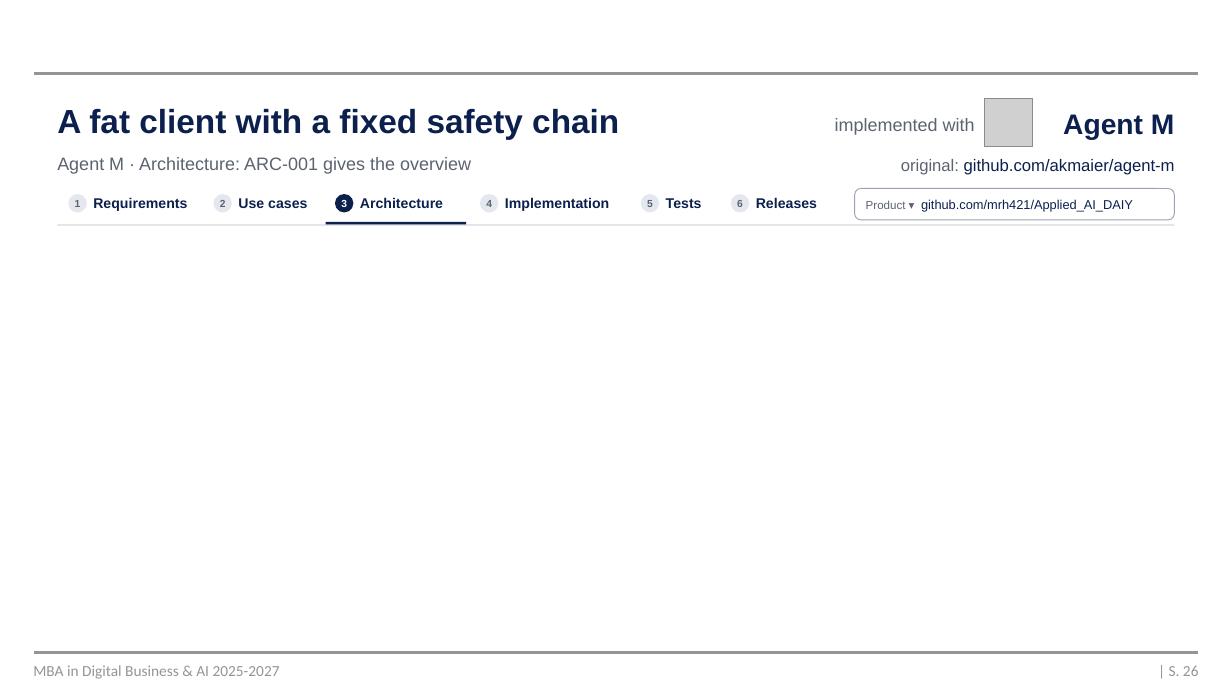
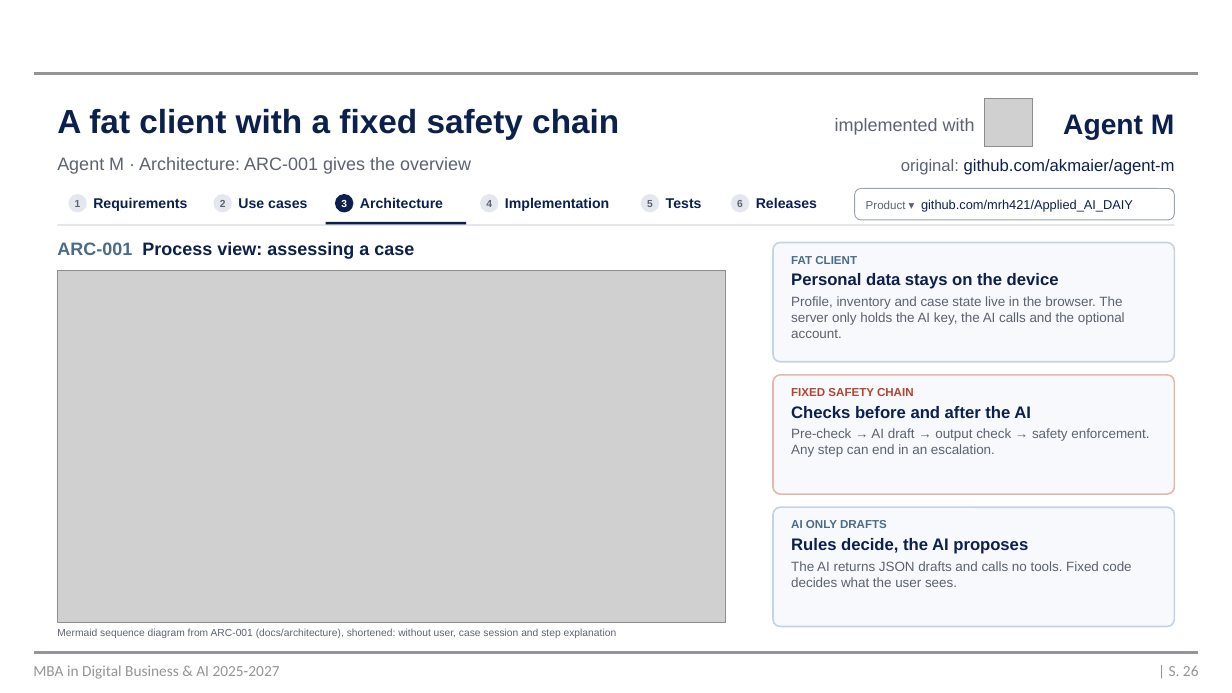
Before and after one commit to mrh421/Applied_AI_DAIY, a slide deck: slide 26 of presentation/DAIY_pre-presentation_v6.pptx. Drawn at 1232x693 pixels with LibreOffice and Linux fonts; fonts in the diff are those of the drawing; grey boxes stand for pictures; background and template pictures are left out. Boxes give left, top, right and bottom in pixels: in the first picture for what was removed or moved away, otherwise in the second. Text is boxed around its words. In the diff, an @@ line names an element or a change of style, - is before the commit and + after.

```diff
--- a/presentation/DAIY_pre-presentation_v6.pptx
+++ b/presentation/DAIY_pre-presentation_v6.pptx
@@ text added at (57, 242, 414, 259), 14 pt, text #0C204E, bold @@
+ARC-001 Process view: assessing a case
@@ rounded rectangle added at (774, 242, 1175, 361), fill #F7F9FC, outline #C5D3E3 1.25 pt @@
@@ text added at (791, 256, 1125, 338), 10.5 pt, text #5C6370 @@
+FAT CLIENT
+Personal data stays on the device
+Profile, inventory and case state live in the browser. The server only holds the AI key, the AI calls and the optional account.
@@ picture added at (57, 271, 726, 623) @@
@@ rounded rectangle added at (774, 375, 1175, 494), fill #F7F9FC, outline #E3B8AE 1.25 pt @@
@@ text added at (791, 388, 1149, 457), 10.5 pt, text #5C6370 @@
+FIXED SAFETY CHAIN
+Checks before and after the AI
+Pre-check → AI draft → output check → safety enforcement. Any step can end in an escalation.
@@ rounded rectangle added at (774, 507, 1175, 627), fill #F7F9FC, outline #C5D3E3 1.25 pt @@
@@ text added at (791, 520, 1132, 587), 10.5 pt, text #5C6370 @@
+AI ONLY DRAFTS
+Rules decide, the AI proposes
+The AI returns JSON drafts and calls no tools. Fixed code decides what the user sees.
@@ text added at (57, 628, 617, 638), 8 pt, text #5C6370 @@
+Mermaid sequence diagram from ARC-001 (docs/architecture), shortened: without user, case session and step explanation
```
Also in this commit, not shown: 1 other file.
